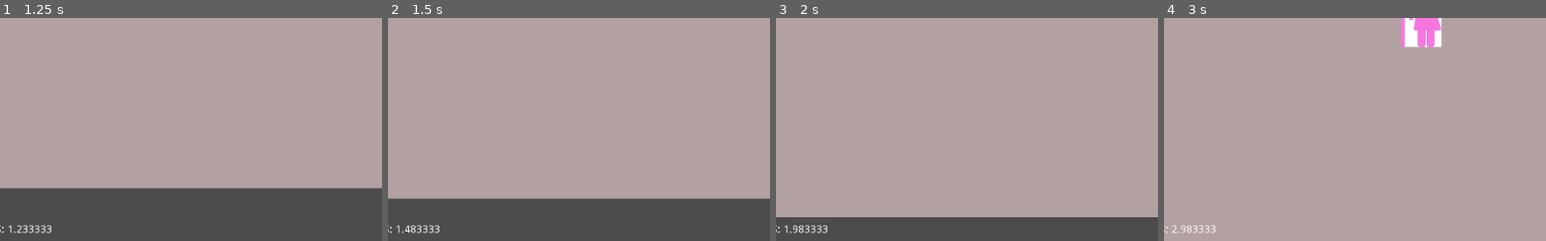
Above: before the commit, frames 1-4 (left to right).
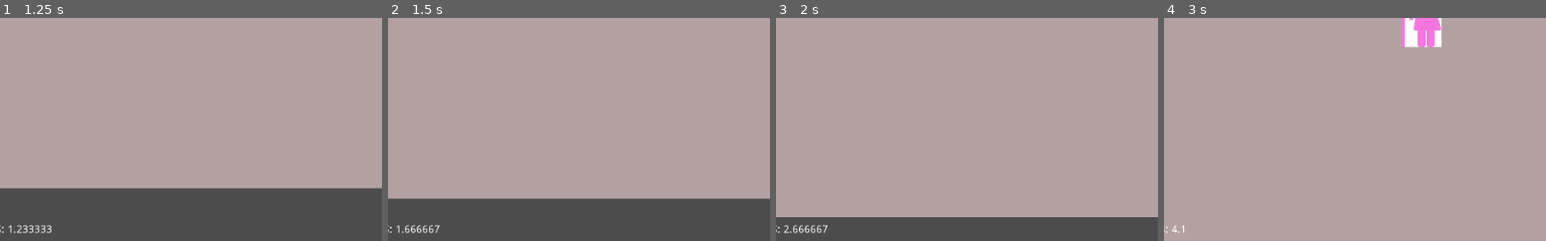
Above: after the commit, the same moments.

Repository: elcutta/XPEdGodot
Game: Godot game, scene res://Juego.tscn
The game is run twice, just before and just after one commit, with the same random seed, the same clock (stepped at 60 frames per second) and the same inputs.
Inputs:
- Up to frame 1 (1.25 s): hold Right (ui_right) from 0.53 s (still down)
- Up to frame 2 (1.5 s): release Right (ui_right) at 1.28 s; hold Down (ui_down) from 1.28 s (still down)
- Up to frame 3 (2 s): keep holding Down (ui_down)
- Up to frame 4 (3 s): release Down (ui_down) at 2.03 s; hold Right (ui_right) 2.03-2.78 s; hold Up (ui_up) from 2.78 s (still down)
The pictures show only the part of the screen within x 5-55%, y 50-100%; the shares and areas given below are measured in that part.

Frame 1 is identical in both runs. In frame 2, 0.1% of the frame differs, in the area x 4-14%, y 92-97%; in frame 3, 0.2%; in frame 4, 0.2%, in the area x 2-14%, y 92-97%.

Commit message:
Variación en incremento de stress según velocidad y/o choque

Diff:
--- a/Juego.gd
+++ b/Juego.gd
@@ -19,4 +19,4 @@
 		$OSD/LabelGameOver.visible = true
 		pass#a a mejor vida
 	else:
-		stressPersonaje = stressPersonaje + delta
+		stressPersonaje = stressPersonaje + delta * $jugador.stress_modif
--- a/Juego.tscn
+++ b/Juego.tscn
@@ -5,7 +5,7 @@
 [ext_resource path="res://personaje.tscn" type="PackedScene" id=3]
 [ext_resource path="res://pantalla.tscn" type="PackedScene" id=4]
 
-[node name="Juego" type="Node" index="0"]
+[node name="Juego" type="Node"]
 
 script = ExtResource( 1 )
 
--- a/ancianita.tscn
+++ b/ancianita.tscn
@@ -3,7 +3,7 @@
 [ext_resource path="res://ancianita.gd" type="Script" id=1]
 [ext_resource path="res://ancianita.png" type="Texture" id=2]
 
-[node name="Area2D" type="KinematicBody2D" index="0"]
+[node name="Area2D" type="KinematicBody2D"]
 
 position = Vector2( 0, -60 )
 input_pickable = true
--- a/personaje.gd
+++ b/personaje.gd
@@ -4,6 +4,7 @@
 # var a = 2
 # var b = "textvar"
 var VEL_CONSTANTE = 100
+var stress_modif = 1
 
 func _ready():
 	# Called every time the node is added to the scene.
@@ -21,9 +22,17 @@
 		movimiento.x = 1
 	if (Input.is_action_pressed("ui_up")):
 		modifiVel = 2
-	if (Input.is_action_pressed("ui_down")):
+		stress_modif = 3
+	elif (Input.is_action_pressed("ui_down")):
 		modifiVel = 0.5
+		stress_modif = 2
+	else:
+		stress_modif = 1
 
 	movimiento = movimiento.normalized() * VEL_CONSTANTE * modifiVel
 
 	move_and_slide(movimiento)
+
+	# Se estresa más al chocar
+	if (get_slide_count() > 0):
+		stress_modif = 10
--- a/personaje.tscn
+++ b/personaje.tscn
@@ -11,7 +11,7 @@
 collision_mask = 1
 collision/safe_margin = 0.08
 script = ExtResource( 1 )
-_sections_unfolded = [ "Transform" ]
+_sections_unfolded = [ "Collision", "Transform", "collision" ]
 
 [node name="Sprite" type="Sprite" parent="." index="0"]
 
